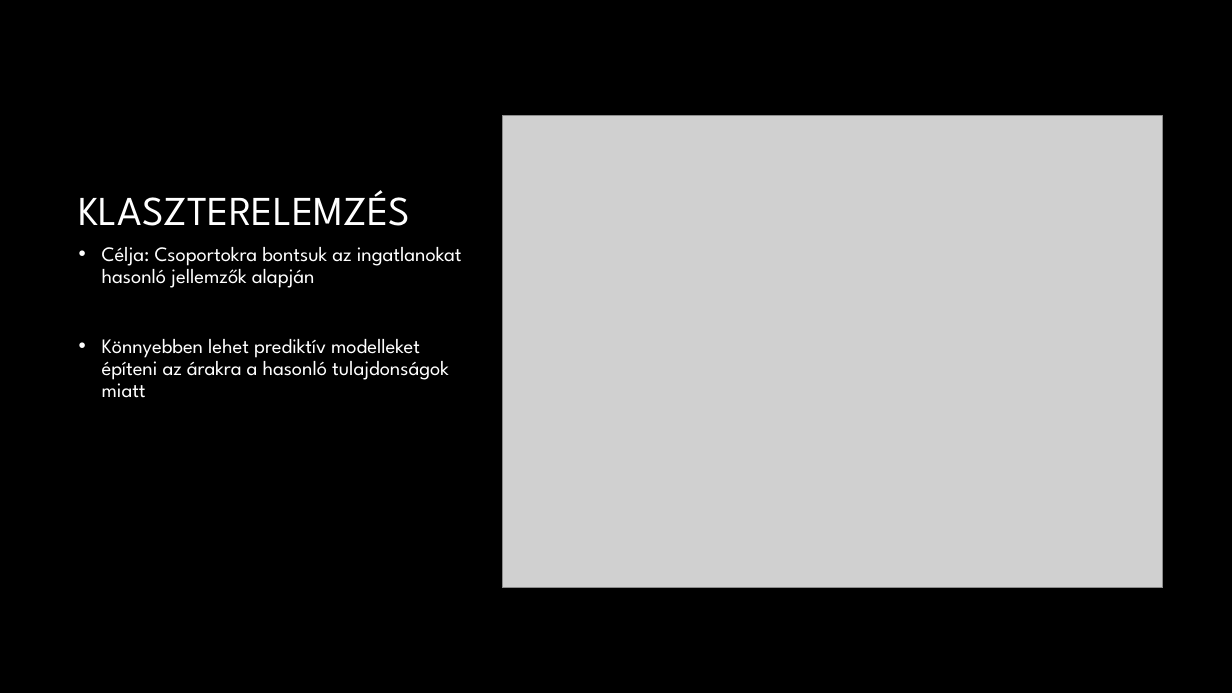
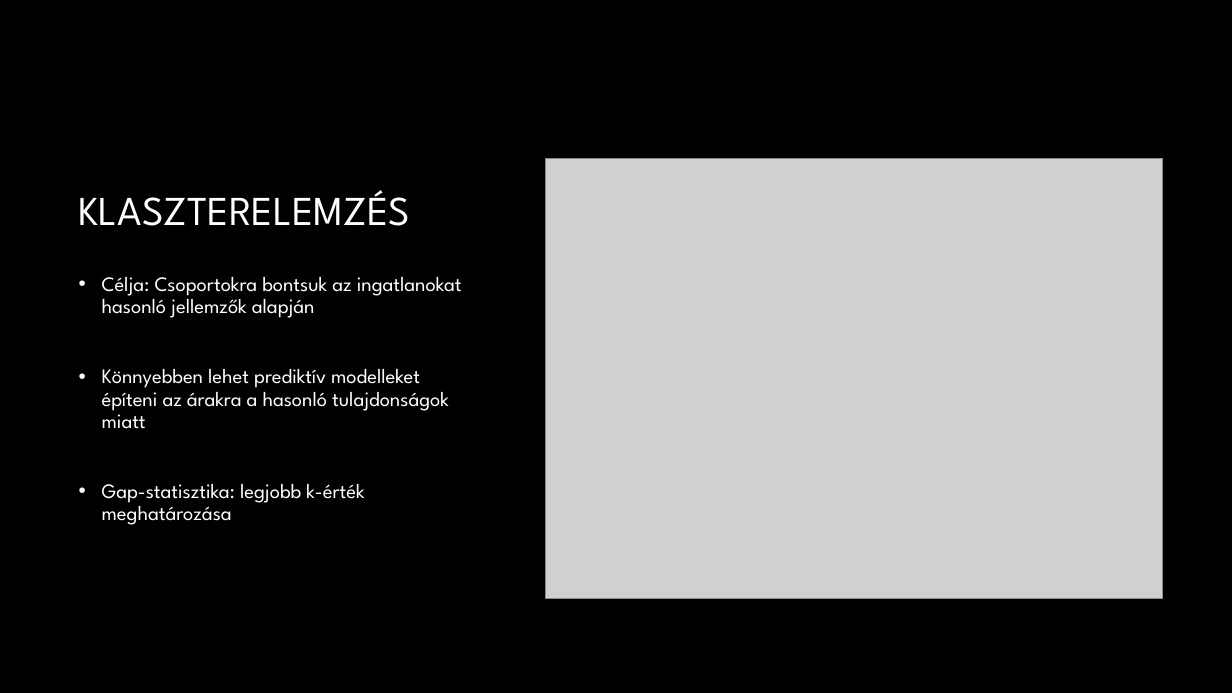
Before and after one commit to DLeves/TobbvaltPet, a slide deck: slide 6 of Prezi.pptx. Drawn at 1232x693 pixels with LibreOffice and Linux fonts; fonts in the diff are those of the drawing; grey boxes stand for pictures; background and template pictures are left out. Boxes give left, top, right and bottom in pixels: in the first picture for what was removed or moved away, otherwise in the second. Text is boxed around its words. In the diff, an @@ line names an element or a change of style, - is before the commit and + after.

Commit message:
klaszter, pca, prezi frissítés

```diff
--- a/Prezi.pptx
+++ b/Prezi.pptx
@@ picture: place and size @@
-picture at box(503, 116, 1164, 588)
+picture at box(546, 158, 1163, 599)
@@ text "Célja: Csoportokra bontsuk az ingatlanokat ...": place and size @@
-text "Célja: Csoportokra bontsuk az ingatlanokat ..." at box(102, 247, 462, 398)
+text "Célja: Csoportokra bontsuk az ingatlanokat ..." at box(102, 277, 462, 525)
@@ text at box(102, 484, 364, 525): paragraph added @@
+• Gap-statisztika: legjobb k-érték meghatározása
```
Also in this commit, not shown: 1 other slide changed, 1 slide added, 1 other file.
